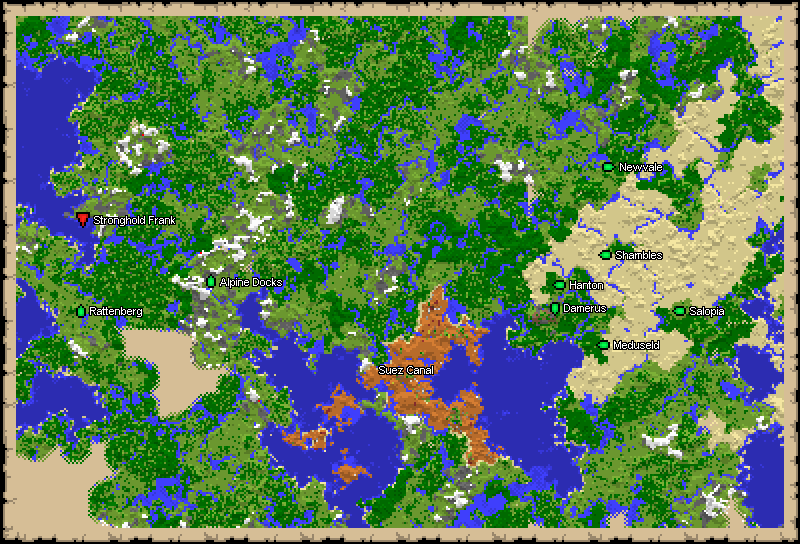
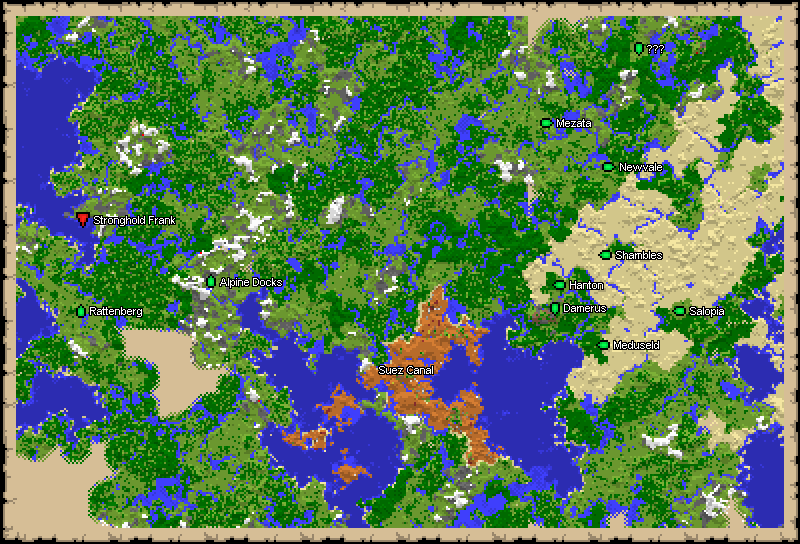
Layer changes from the first w=800, h=544 image to the second:
added layer "Unnamed2" in group "Labels" over [647, 45, 664, 53]
added layer "Mezata" in group "Labels" over [557, 119, 591, 127]
renamed "Layer" to "Text Outline", painted on it over [118, 44, 688, 308]
moved "map_25_icons.png" above "map_icons.png", painted on it over [540, 42, 644, 204]
renamed "map_4.png #1" to "map_4.png", moved it above "map_9.png", painted on it over [548, 272, 688, 308]
renamed "map_9.png #1" to "map_9.png", moved it above "map_71.png", painted on it over [186, 272, 218, 284]
renamed "map_71.png #1" to "map_71.png", painted on it over [118, 126, 192, 272]
renamed "map_25.png #1" to "map_25.png", painted on it over [540, 16, 666, 204]
